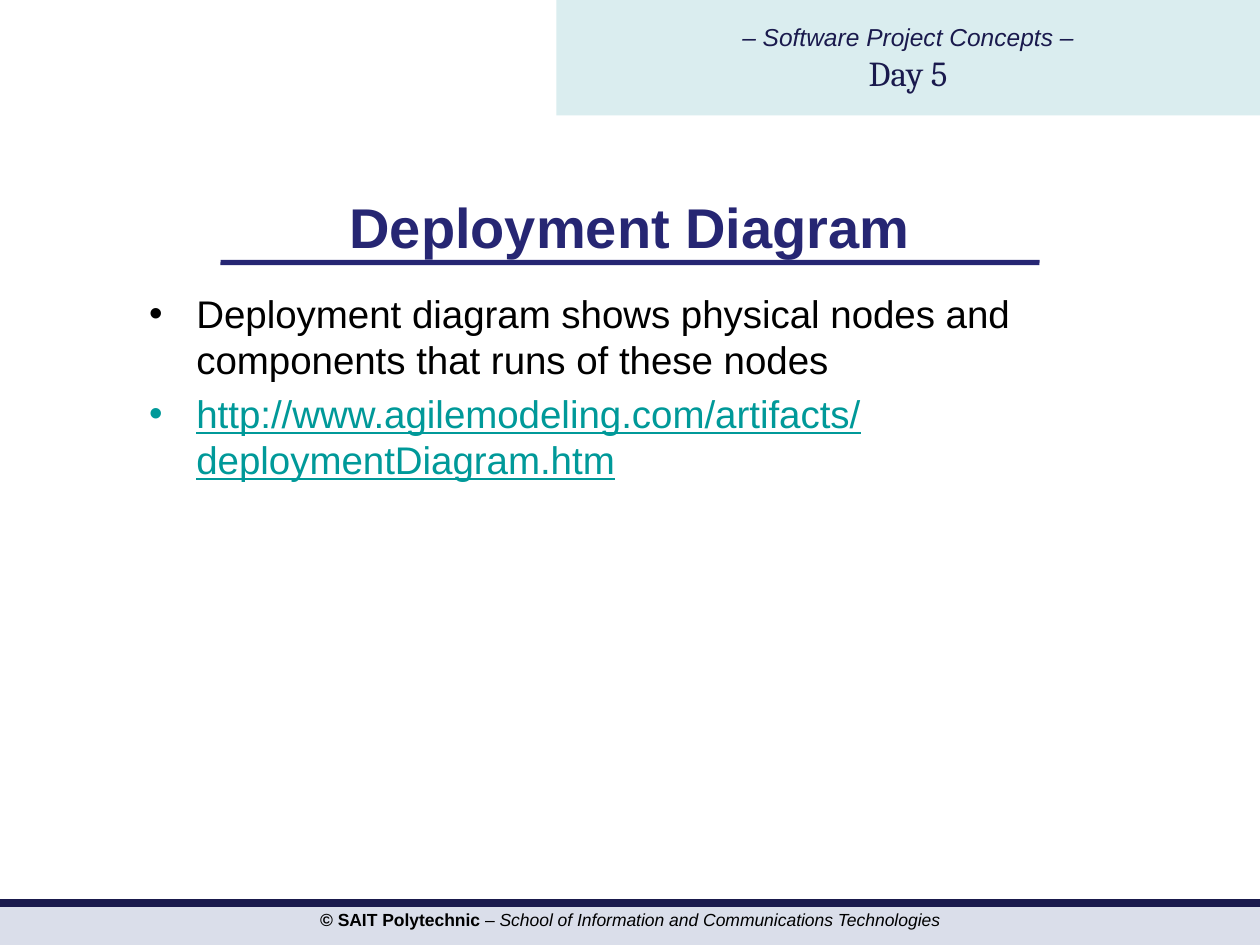
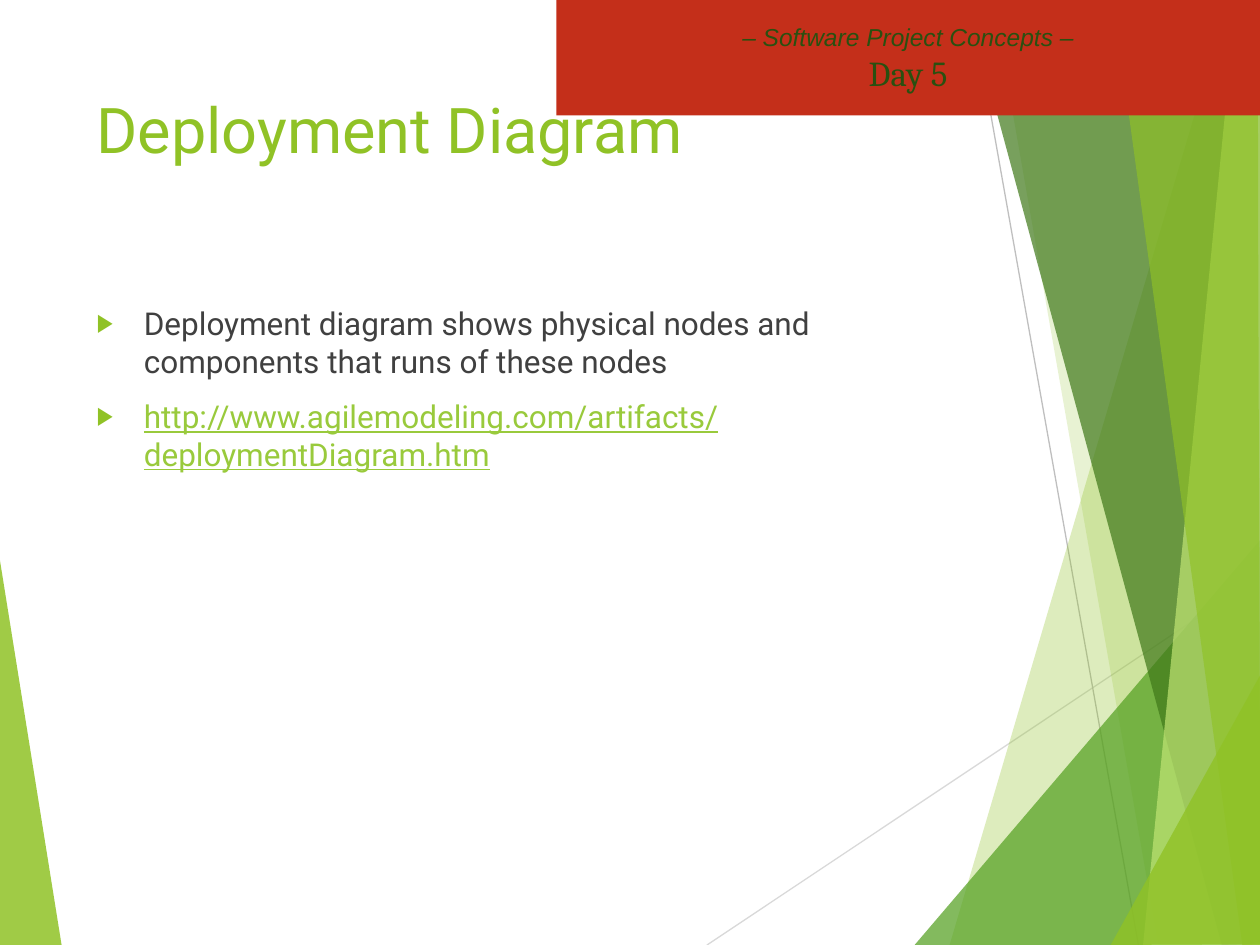
Before and after one commit to hdmdhr/CPRG-210-OSD-Assignment, a slide deck: slide 17 of Project Concepts/PROJ216 Slides Day5.pptx. Drawn at 1260x945 pixels with LibreOffice and Linux fonts; fonts in the diff are those of the drawing; background and template pictures are left out. Boxes give left, top, right and bottom in pixels: in the first picture for what was removed or moved away, otherwise in the second. Text is boxed around its words. In the diff, an @@ line names an element or a change of style, - is before the commit and + after.

```diff
--- a/Project Concepts/PROJ216 Slides Day5.pptx
+++ b/Project Concepts/PROJ216 Slides Day5.pptx
@@ rectangle "– Software Project Concepts – ..." at [557, 0, 1260, 116]: text colour #19194D to #2A5010; fill #DAEDEF to #C42F1A @@
@@ title "Deployment Diagram": place and size @@
-title "Deployment Diagram" at [350, 207, 909, 258]
+title "Deployment Diagram" at [97, 95, 683, 167]
@@ title "Deployment Diagram" at [97, 95, 683, 167]: size 32 to 36 pt, font Arial to Roboto, text colour #262673 to #90C226, bold off; alignment centre to left; vertical alignment middle to top @@
@@ line removed from (220, 262) to (1040, 262) @@
@@ text "Deployment diagram shows physical nodes ...": place and size @@
-text "Deployment diagram shows physical nodes ..." at [196, 300, 1010, 482]
+text "Deployment diagram shows physical nodes ..." at [144, 311, 809, 473]
@@ text "Deployment diagram shows physical nodes ..." at [144, 311, 809, 473]: size 22 to 18 pt, font Arial to Roboto; text colour #000000 to #404040 in "Deployment diagram shows physical nodes and components ..."; text colour #009999 to #99CA3C in "http://www.agilemodeling.com/artifacts/deploymentDiagram.htm"; bullet • to ▶; more space between paragraphs @@
@@ group added at [0, 0, 1260, 945]: 8 freeform shapes, 2 lines @@
@@ rectangle removed at [0, 903, 1260, 945] @@
@@ text removed at [338, 913, 940, 930] @@
-© SAIT Polytechnic – School of Information and Communications Technologies
```
Also in this commit, not shown: 17 other slides changed, 11 other files.
